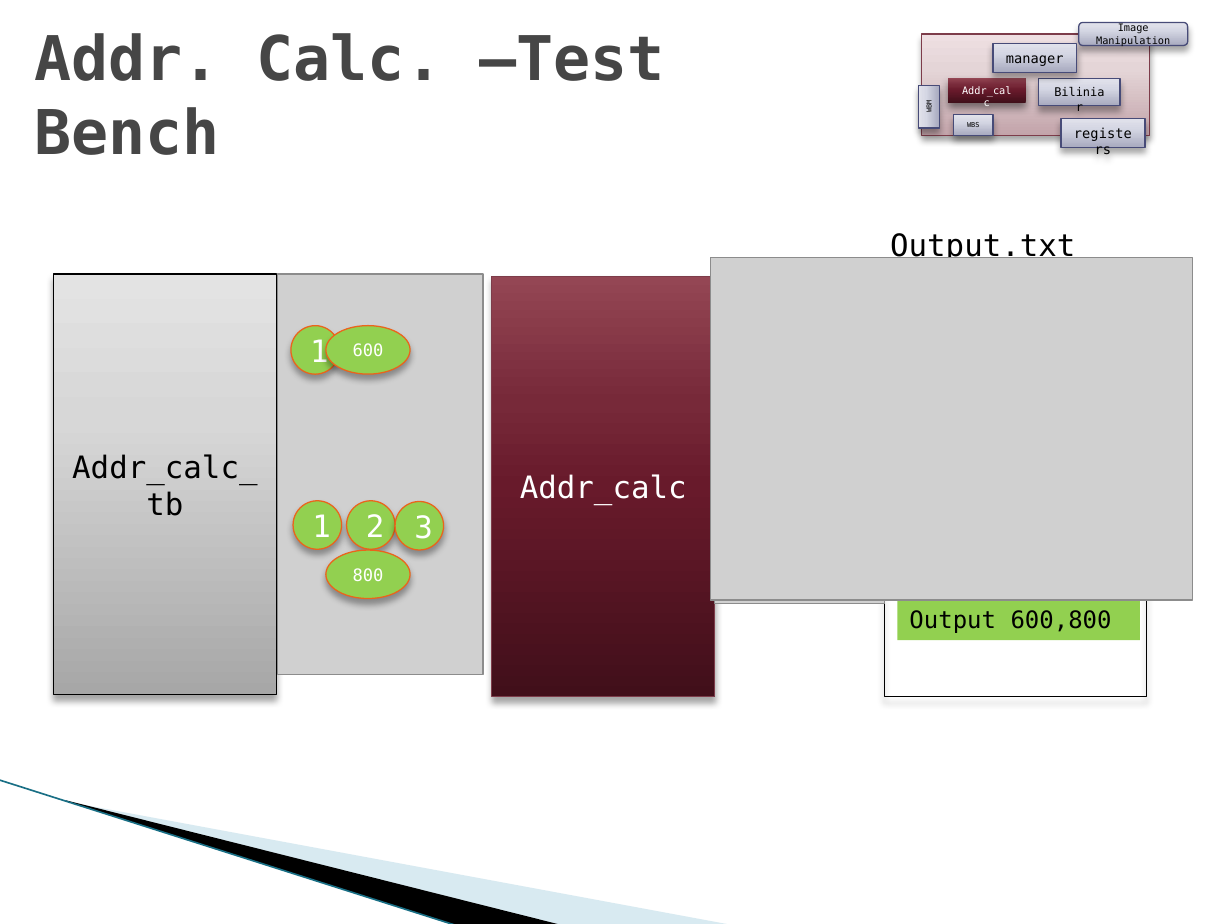
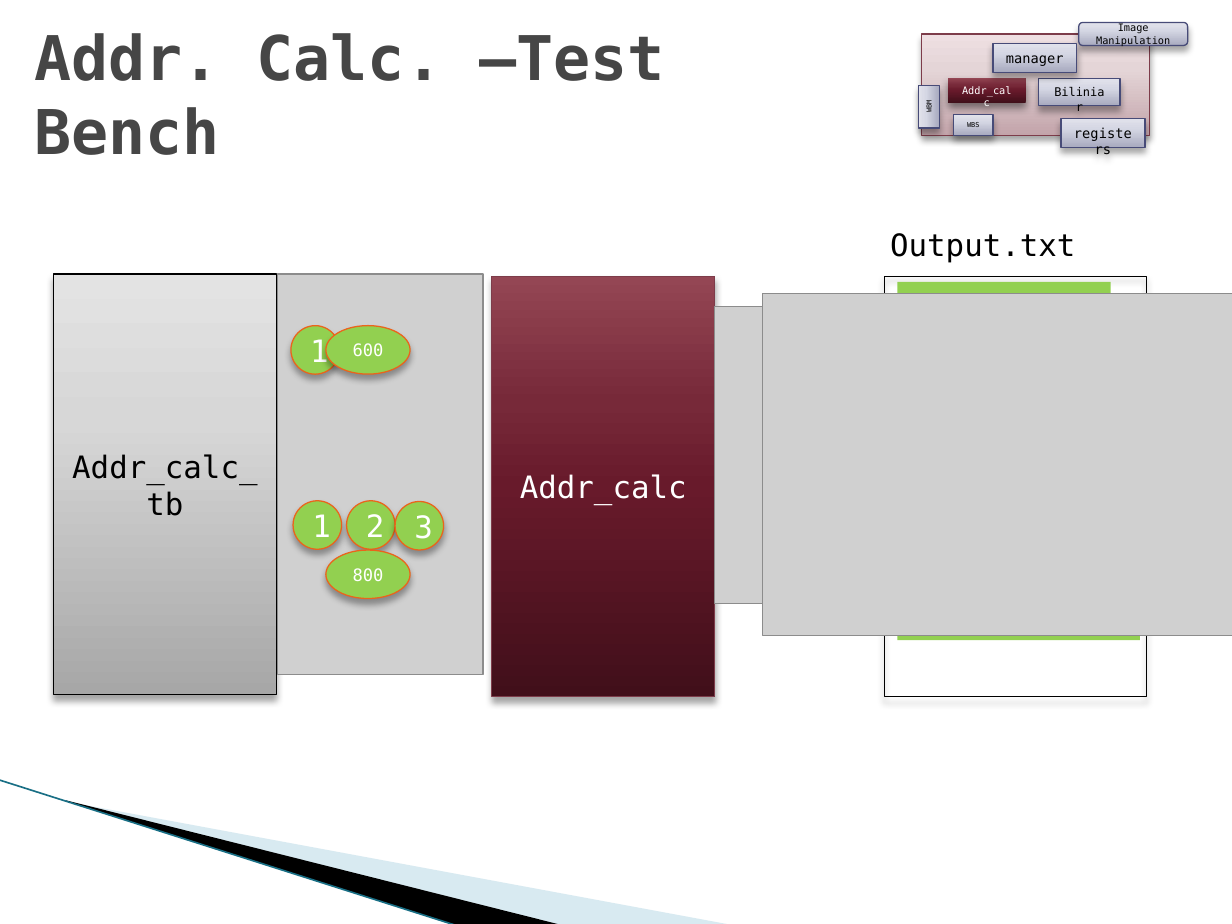
Before and after one commit to shizzz88/image-rotation-technion-ee, a slide deck: slide 24 of Presentation/Final_part_A_Presentation.pptx. Drawn at 1232x924 pixels with LibreOffice and Linux fonts; fonts in the diff are those of the drawing; grey boxes stand for pictures; background and template pictures are left out. Boxes give left, top, right and bottom in pixels: in the first picture for what was removed or moved away, otherwise in the second. Text is boxed around its words. In the diff, an @@ line names an element or a change of style, - is before the commit and + after.

```diff
--- a/Presentation/Final_part_A_Presentation.pptx
+++ b/Presentation/Final_part_A_Presentation.pptx
@@ picture: place and size @@
-picture at <box>711,257,1194,600</box>
+picture at <box>763,293,1232,636</box>
@@ rectangle added at <box>897,282,1110,324</box>, fill #92D050, 14 pt, text #000000 @@
+Output 1,1
@@ text removed at <box>928,387,1005,599</box> @@
-.
-.
-.
-.
```
Also in this commit, not shown: 2 other slides changed, 4 other files.
